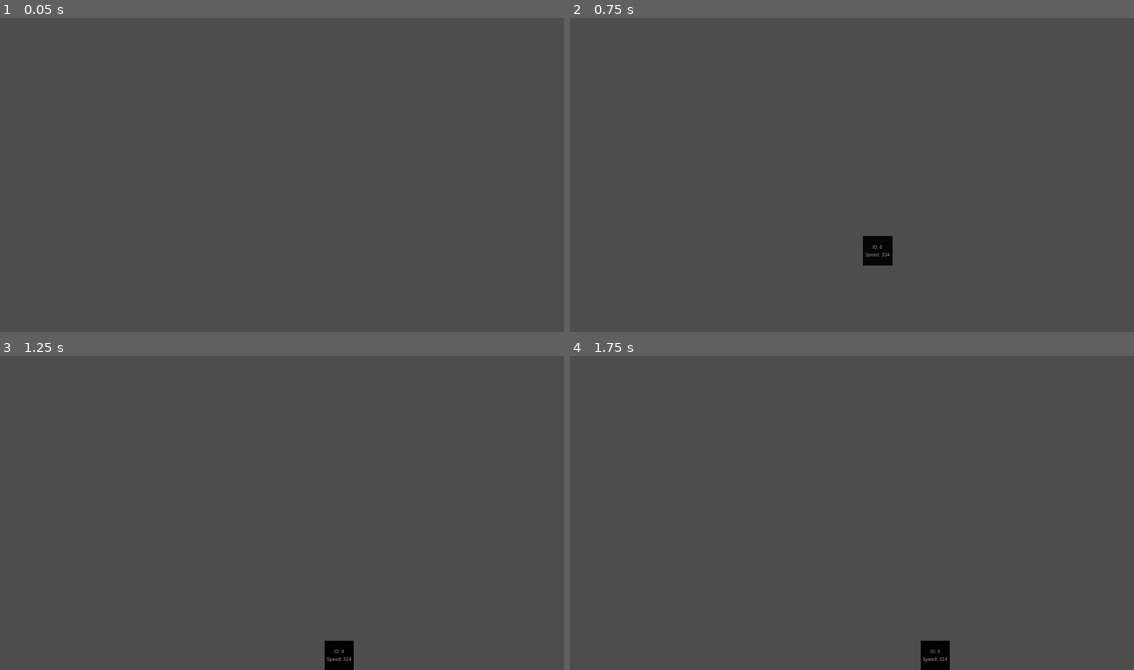
Above: before the commit, frames 1-4 (two rows, left to right).
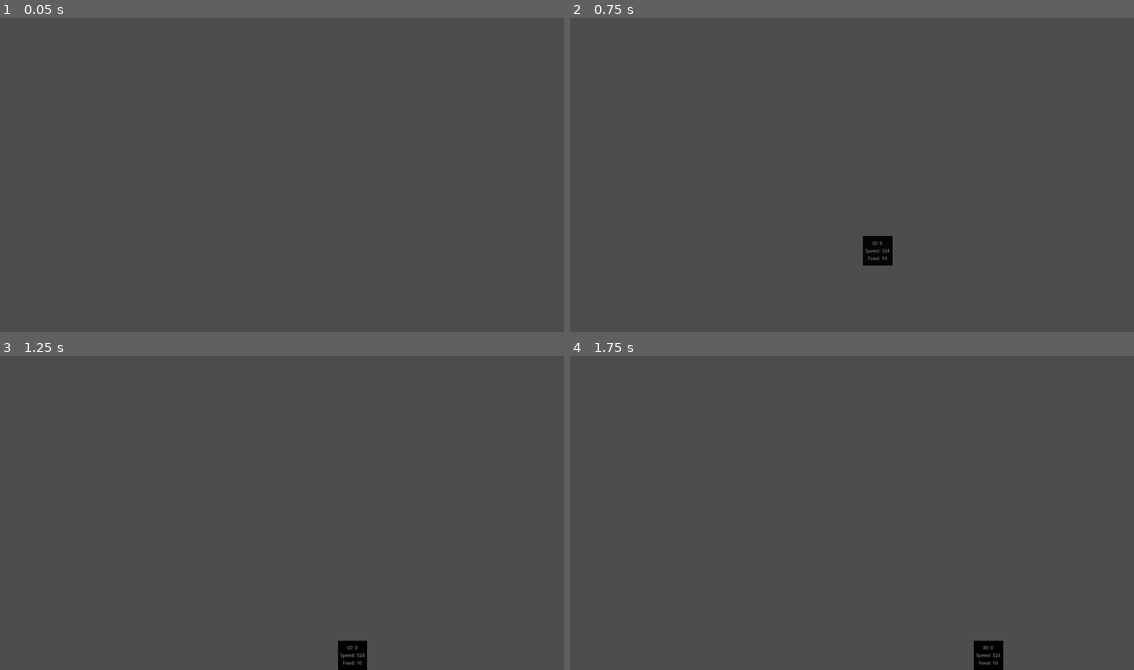
Above: after the commit, the same moments.

Repository: paulfok/es
Game: Godot game, scene res://main.tscn
Two runs of this game, one before a commit and one after it. Both use one fixed random seed, a clock stepped at 60 frames per second and the inputs below.
Inputs:
- Up to frame 1 (0.05 s): no input
- Up to frame 2 (0.75 s): no input
- Up to frame 3 (1.25 s): no input
- Up to frame 4 (1.75 s): no input

Frame 1 is identical in both runs. In frame 2, less than 0.1% of the frame differs, in the area x 52-57%, y 71-78%; in frame 3, 0.5%; in frame 4, 0.9%, in the area x 62-77%, y 90-100%.

Commit message:
Made the squares bounce 	modified:   food.gd 	modified:   main.tscn 	modified:   rigid_body_2d.gd 	renamed:    static_body_2d_2.gd -> static_body_2d_3.gd 	new file:   static_body_2d_3.gd.uid 	new file:   walls.gd 	renamed:    static_body_2d_2.gd.uid -> walls.gd.uid 	modified:   world.gd

Diff:
--- a/food.gd
+++ b/food.gd
@@ -25,6 +25,7 @@
 	if body.type == "square":
 		get_tree().create_tween().set_trans(Tween.TRANS_CUBIC).tween_property(self, "modulate:a", 0, 1)
 		$Timer.start()
+		$CollisionShape2D.queue_free()
 		type = "fading_food"
 
 func _on_timer_timeout():
--- a/main.tscn
+++ b/main.tscn
@@ -1,12 +1,13 @@
-[gd_scene load_steps=12 format=3 uid="uid://b66482bk3dpwd"]
+[gd_scene load_steps=13 format=3 uid="uid://b66482bk3dpwd"]
 
 [ext_resource type="Script" uid="uid://bxqsbxnuo82aq" path="res://world.gd" id="1_0xm2m"]
 [ext_resource type="Script" uid="uid://uoxae35gr7ke" path="res://rigid_body_2d.gd" id="1_ig7tw"]
 [ext_resource type="Script" uid="uid://bvrwcqtpdlijn" path="res://food.gd" id="3_h2yge"]
-[ext_resource type="Script" uid="uid://6l2ailc7ltar" path="res://static_body_2d_2.gd" id="4_1bvp3"]
+[ext_resource type="Script" uid="uid://6l2ailc7ltar" path="res://walls.gd" id="4_1bvp3"]
+[ext_resource type="Script" uid="uid://dqppnrtgyuvwp" path="res://static_body_2d_3.gd" id="5_lquwl"]
 
 [sub_resource type="PhysicsMaterial" id="PhysicsMaterial_0xm2m"]
-friction = 0.2
+friction = 0.0
 
 [sub_resource type="RectangleShape2D" id="RectangleShape2D_h2yge"]
 size = Vector2(100, 100)
@@ -15,17 +16,17 @@
 size = Vector2(100, 100)
 
 [sub_resource type="CircleShape2D" id="CircleShape2D_h2yge"]
-radius = 50.0
+radius = 25.0
 
 [sub_resource type="SphereMesh" id="SphereMesh_h2yge"]
-radius = 50.0
-height = 100.0
+radius = 25.0
+height = 50.0
+
+[sub_resource type="RectangleShape2D" id="RectangleShape2D_0xm2m"]
+size = Vector2(1080, 1)
 
 [sub_resource type="RectangleShape2D" id="RectangleShape2D_ig7tw"]
 size = Vector2(1920, 1)
-
-[sub_resource type="RectangleShape2D" id="RectangleShape2D_0xm2m"]
-size = Vector2(1080, 1)
 
 [node name="Main" type="Node2D"]
 
@@ -76,25 +77,28 @@
 [node name="Timer" type="Timer" parent="World/Food"]
 one_shot = true
 
-[node name="StaticBody2D2" type="StaticBody2D" parent="World"]
+[node name="Walls" type="StaticBody2D" parent="World"]
 script = ExtResource("4_1bvp3")
 
-[node name="Top" type="CollisionShape2D" parent="World/StaticBody2D2"]
-position = Vector2(0, -540)
-shape = SubResource("RectangleShape2D_ig7tw")
-
-[node name="Bottom" type="CollisionShape2D" parent="World/StaticBody2D2"]
-position = Vector2(0, 540)
-shape = SubResource("RectangleShape2D_ig7tw")
-
-[node name="Left" type="CollisionShape2D" parent="World/StaticBody2D2"]
+[node name="Left" type="CollisionShape2D" parent="World/Walls"]
 position = Vector2(-960, 0)
 rotation = 1.5708
 shape = SubResource("RectangleShape2D_0xm2m")
 
-[node name="Right" type="CollisionShape2D" parent="World/StaticBody2D2"]
+[node name="Right" type="CollisionShape2D" parent="World/Walls"]
 position = Vector2(960, 0)
 rotation = 1.5708
 shape = SubResource("RectangleShape2D_0xm2m")
 
+[node name="StaticBody2D3" type="StaticBody2D" parent="World"]
+script = ExtResource("5_lquwl")
+
+[node name="Top" type="CollisionShape2D" parent="World/StaticBody2D3"]
+position = Vector2(0, -540)
+shape = SubResource("RectangleShape2D_ig7tw")
+
+[node name="Bottom" type="CollisionShape2D" parent="World/StaticBody2D3"]
+position = Vector2(0, 540)
+shape = SubResource("RectangleShape2D_ig7tw")
+
 [node name="Camera2D" type="Camera2D" parent="World"]
--- a/rigid_body_2d.gd
+++ b/rigid_body_2d.gd
@@ -24,11 +24,17 @@
 	constant_force.x = speed
 	self.modulate.a = 0
 	get_tree().create_tween().set_trans(Tween.TRANS_CUBIC).tween_property(self, "modulate:a", 1, 1)
-	$Label.text = "ID: " + str(id) + "\nSpeed: " + str(speed)
+	$Label.text = "ID: " + str(id) + "\nSpeed: " + str(speed) + "\nFood: " + str(food)
 
 func _on_body_entered(body) -> void:
 	if body.type == "food":
 		food += 1
+		$Label.text = "ID: " + str(id) + "\nSpeed: " + str(speed) + "\nFood: " + str(food)
+	elif body.type == "wall" or body.type == "square" and abs(body.position.y - position.y) < 75:
+		speed *= -1
+		constant_force.x = speed
+		$Label.text = "ID: " + str(id) + "\nSpeed: " + str(speed) + "\nFood: " + str(food)
+
 
 func _on_main_timer_timeout():
 	if food >= 1:
@@ -43,10 +49,8 @@
 	elif dying == false:
 		get_tree().create_tween().set_trans(Tween.TRANS_CUBIC).tween_property(self, "modulate:a", 0, 1)
 		dying = true
+		$CollisionShape2D.queue_free()
 		$Timer.start()
 
 func _on_timer_timeout():
 	queue_free()
-
-#func _process(delta: float) -> void:
-	#pass
--- /dev/null
+++ b/walls.gd
@@ -0,0 +1,3 @@
+extends StaticBody2D
+
+var type = "wall"
--- a/world.gd
+++ b/world.gd
@@ -2,7 +2,7 @@
 
 var highest_id = 0
 var highest_food_id = 0
-var food_per_round = 5
+var food_per_round = 10
 
 func _ready() -> void:
 	$Timer.connect("timeout",_on_timer_timeout)
Renamed: static_body_2d_2.gd -> static_body_2d_3.gd
Not shown, added: static_body_2d_3.gd.uid
Renamed: static_body_2d_2.gd.uid -> walls.gd.uid
